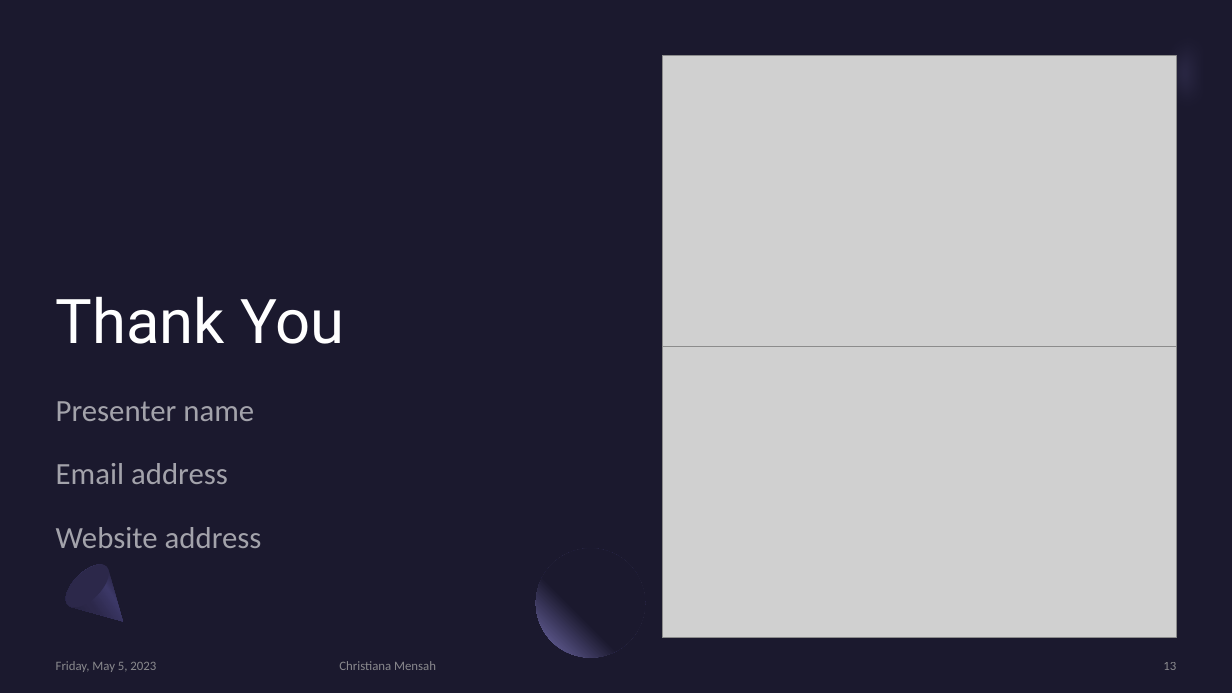
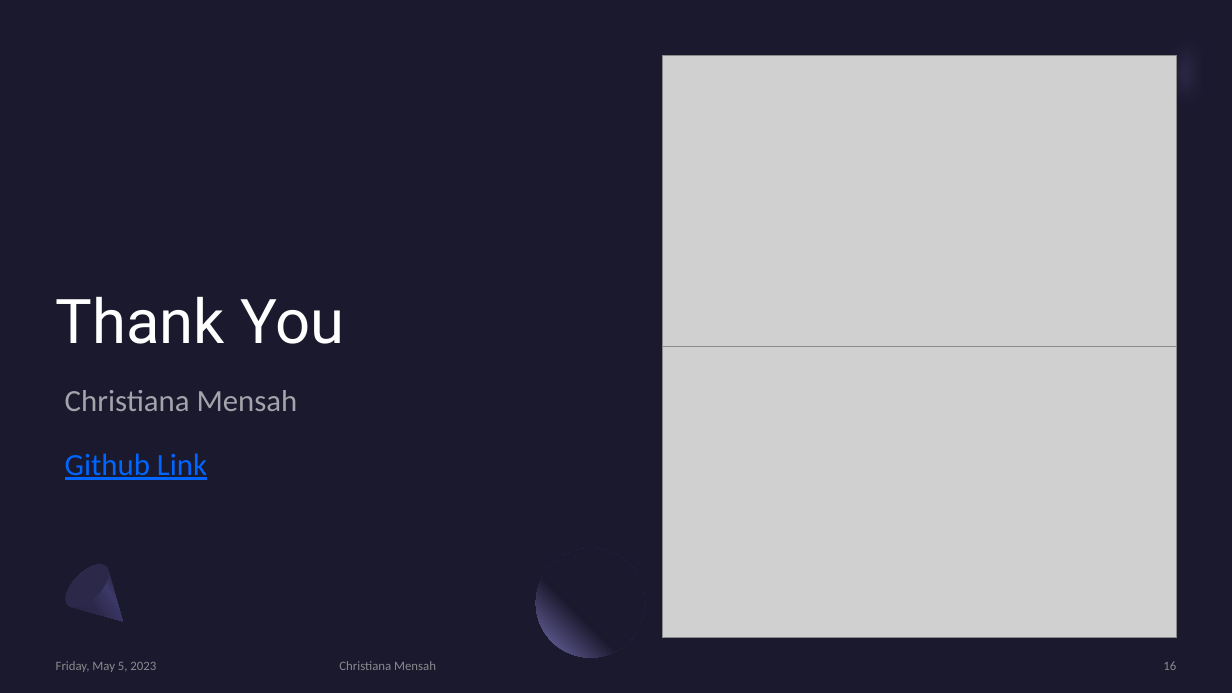
Before and after one commit to cmensah11/ForcastingCase, a slide deck: slide 16 of Forecast Analysis and SQL Queries.pptx (slide 13 before the commit). Drawn at 1232x693 pixels with LibreOffice and Linux fonts; fonts in the diff are those of the drawing; grey boxes stand for pictures. Boxes give left, top, right and bottom in pixels: in the first picture for what was removed or moved away, otherwise in the second. Text is boxed around its words. In the diff, an @@ line names an element or a change of style, - is before the commit and + after.

```diff
--- a/Forecast Analysis and SQL Queries.pptx
+++ b/Forecast Analysis and SQL Queries.pptx
@@ subtitle at (65, 390, 298, 480): text changed @@
-Presenter name
-Email address
-Website address
+Christiana Mensah
+Github Link
@@ page number at (1163, 661, 1176, 670): text changed @@
-13
+16
```
Also in this commit, not shown: 5 other slides changed, 8 slides added, 5 slides removed, 1 other file.
